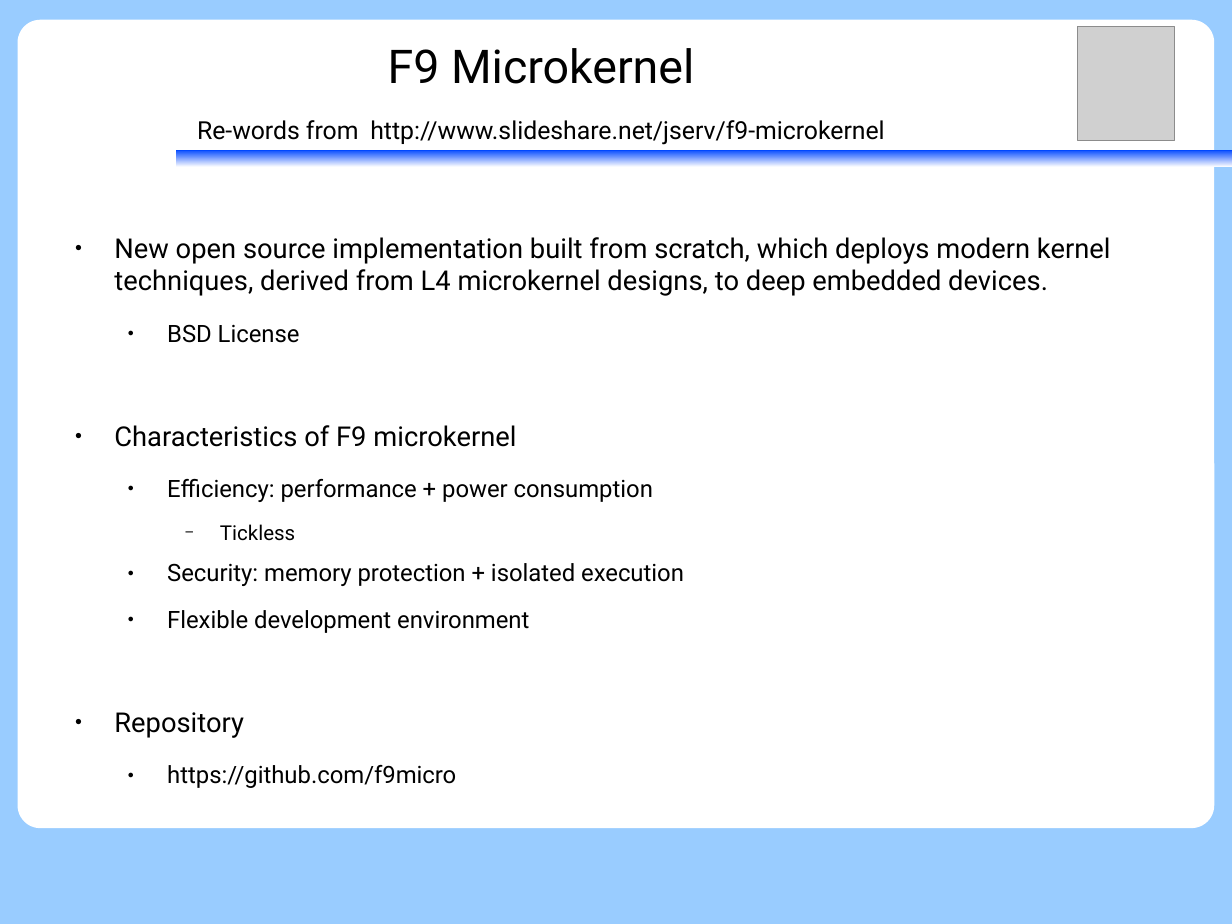
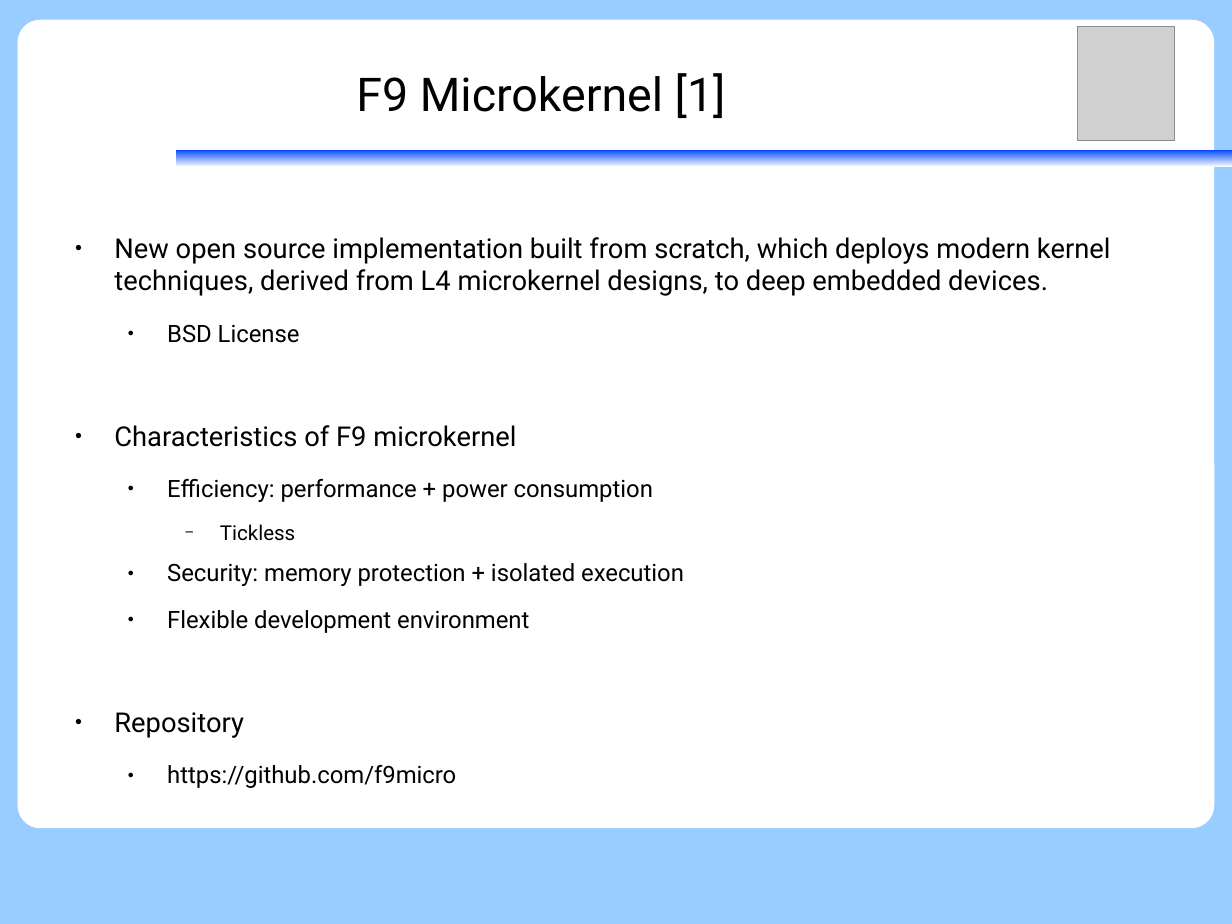
Before and after one commit to vh21/documents, a slide deck: slide 3 of ukernel/f9-microkernel-ktimer.odp. Drawn at 1232x924 pixels with LibreOffice and Linux fonts; fonts in the diff are those of the drawing; grey boxes stand for pictures. Boxes give left, top, right and bottom in pixels: in the first picture for what was removed or moved away, otherwise in the second. Text is boxed around its words. In the diff, an @@ line names an element or a change of style, - is before the commit and + after.

Commit message:
ukernel: f9kernel: update reference and tweak words

```diff
--- a/ukernel/f9-microkernel-ktimer.odp
+++ b/ukernel/f9-microkernel-ktimer.odp
@@ title at bbox=[356, 73, 726, 118]: text changed; size 16 to 30 pt @@
-F9 Microkernel
-Re-words from http://www.slideshare.net/jserv/f9-microkernel
+F9 Microkernel [1]
```
Also in this commit, not shown: 7 other slides changed, 2 slides added.
